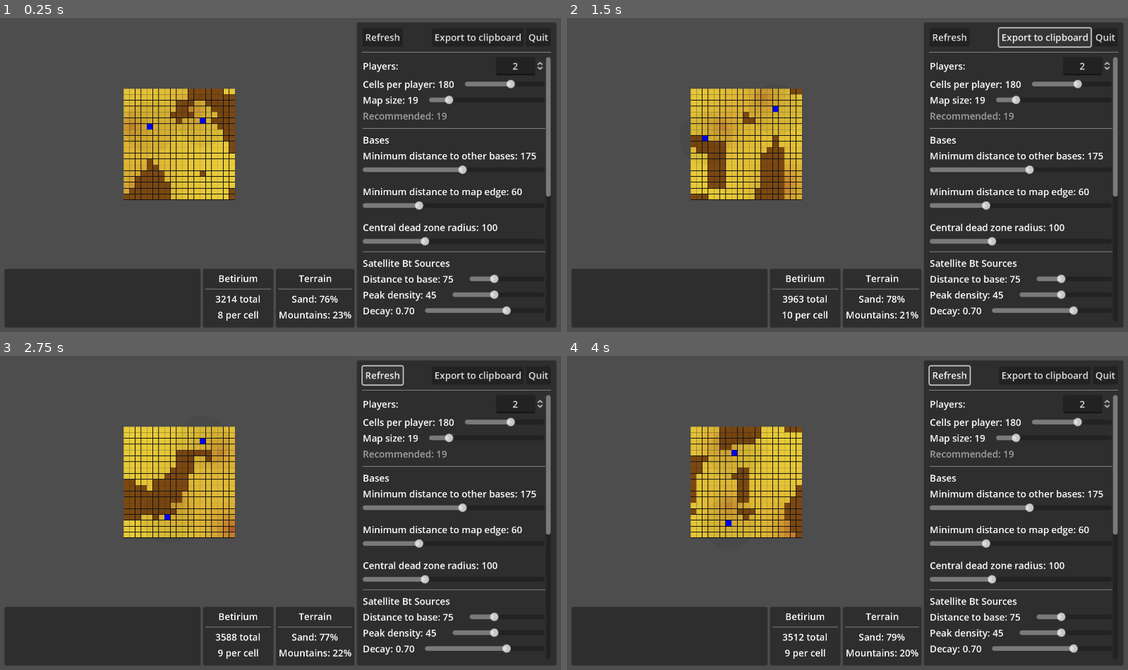
Above: before the commit, frames 1-4 (two rows, left to right).
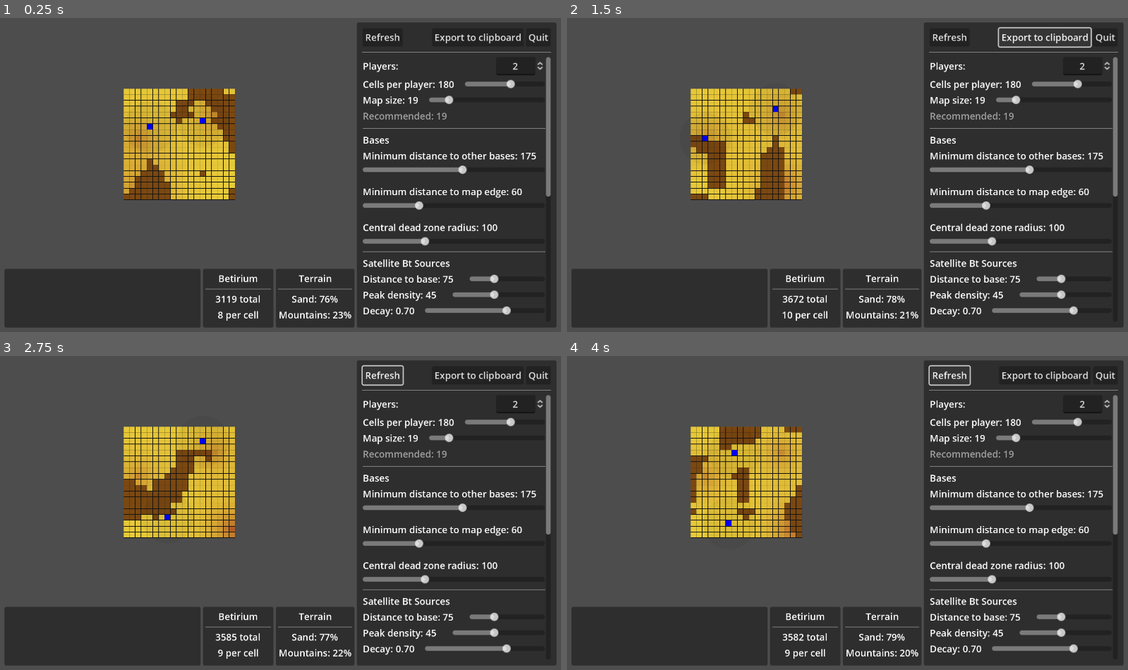
Above: after the commit, the same moments.

Repository: wadcom/kisarra-mapgen
Game: Godot game, scene res://main.tscn
Same seed, same stepped clock (60 frames per second), same inputs: the game is played once before the commit and once after it.
Inputs:
- Up to frame 1 (0.25 s): no input
- Up to frame 2 (1.5 s): click "Refresh" at 0.5 s; click "Export to clipboard" at 1.25 s
- Up to frame 3 (2.75 s): click "Refresh" at 2 s
- Up to frame 4 (4 s): click "Export to clipboard" at 2.75 s; click "Refresh" at 3.5 s

The runs differ from the first frame. In frame 1, less than 0.1% of the frame differs, in the area x 23-43%, y 28-91%; in frame 2, 0.3%; in frame 3, 0.3%; in frame 4, 0.6%, in the area x 23-42%, y 24-91%.

Commit message:
Invalidate satellite Bt positions only if certain params change

Diff:
--- a/model.gd
+++ b/model.gd
@@ -6,6 +6,7 @@
 var _bt_density
 var _height_map
 var _params
+var _prev_params
 var _satellite_bt_sources_positions
 var _surface
 
@@ -27,12 +28,24 @@
 
 
 func set_params(params):
+	if _should_invalidate_satellite_bt_sources_positions(params):
+		_satellite_bt_sources_positions = null
+
+	if _params == null:
+		_prev_params = null
+	else:
+		_prev_params = _params.duplicate(true)
+
 	_params = params
 
-	var result = _pick_satellite_bt_sources_positions()
-
-	_satellite_bt_sources_positions = result.positions
-	return {warnings = result.warnings}
+	var warnings = []
+
+	if _satellite_bt_sources_positions == null:
+		var result = _pick_satellite_bt_sources_positions()
+		_satellite_bt_sources_positions = result.positions
+		warnings.append_array(result.warnings)
+
+	return {warnings = warnings}
 
 
 func setup_surface(params, height_map):
@@ -232,3 +245,17 @@
 		positions.append(Vector2(int(cxys[0] / 1000.0), int(cxys[0]) % 1000))
 
 	return {positions = positions, warnings = warnings}
+
+
+func _should_invalidate_satellite_bt_sources_positions(new_params):
+	if _prev_params == null:
+		return true
+
+	if _prev_params.map_size != new_params.map_size:
+		return true
+
+	if _prev_params.betirium.satellite_sources.distance_to_base != \
+		new_params.betirium.satellite_sources.distance_to_base:
+		return true
+
+	return false
